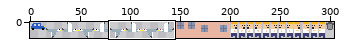
Sprite sheet, stored at assets/spritesheet.png. Above: a wide view before the commit, with the close-up outlined.
Close-up. Before the commit:
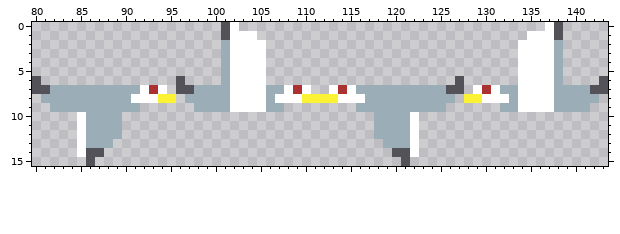
The file is 304x16 pixels. Shown: x 80..143, y 0..15.
And afterwards:
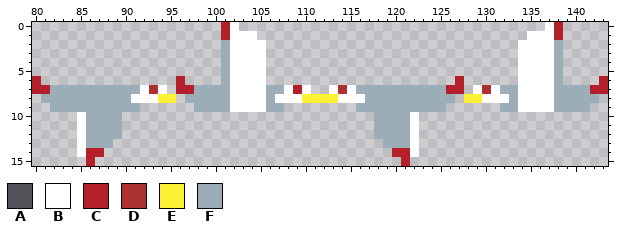
Palette (. is transparent): A #535259  B #ffffff  C #b4202a  D #ac3232  E #fbf236  F #9badb7
Changes in this commit:
Changed rows in their new state; - is an unchanged pixel.
first column x 101:
 0 C------------------------------------C
 1 C------------------------------------C
first column x 80:
 6 C---------------C------------------------------C---------------C
 7 CC--------------CC-----------C----------------CC--------------CC
first column x 86:
14 CC--------------------------------CC
15 C----------------------------------C
